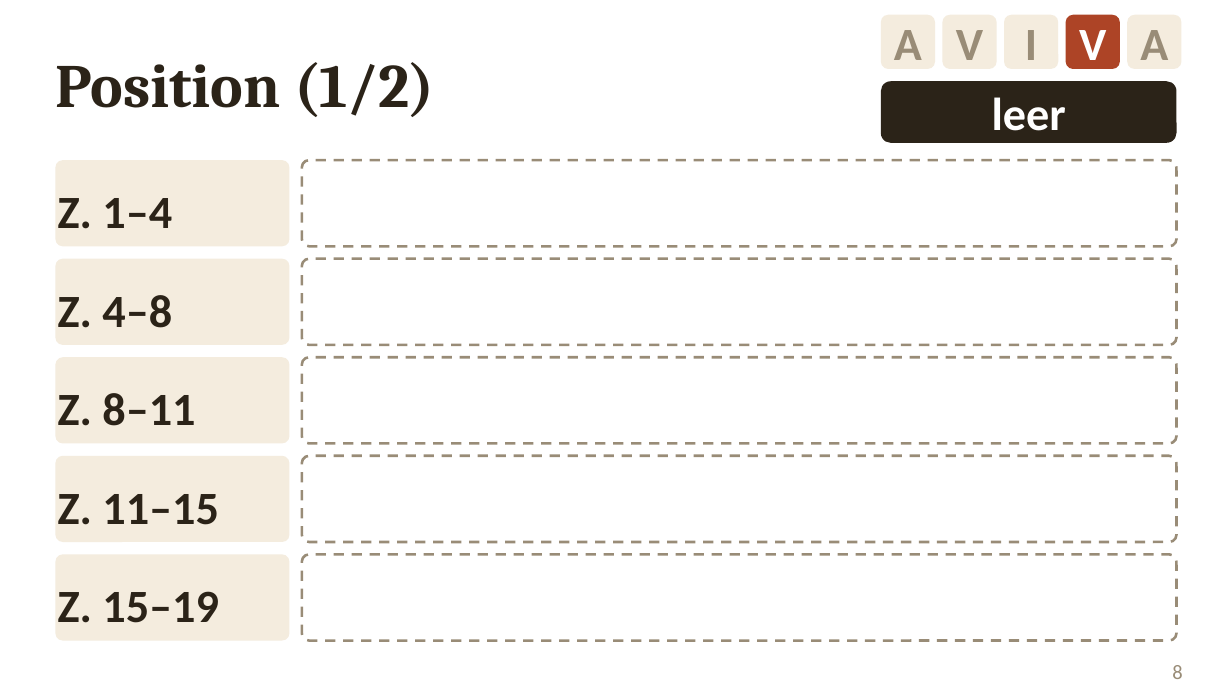
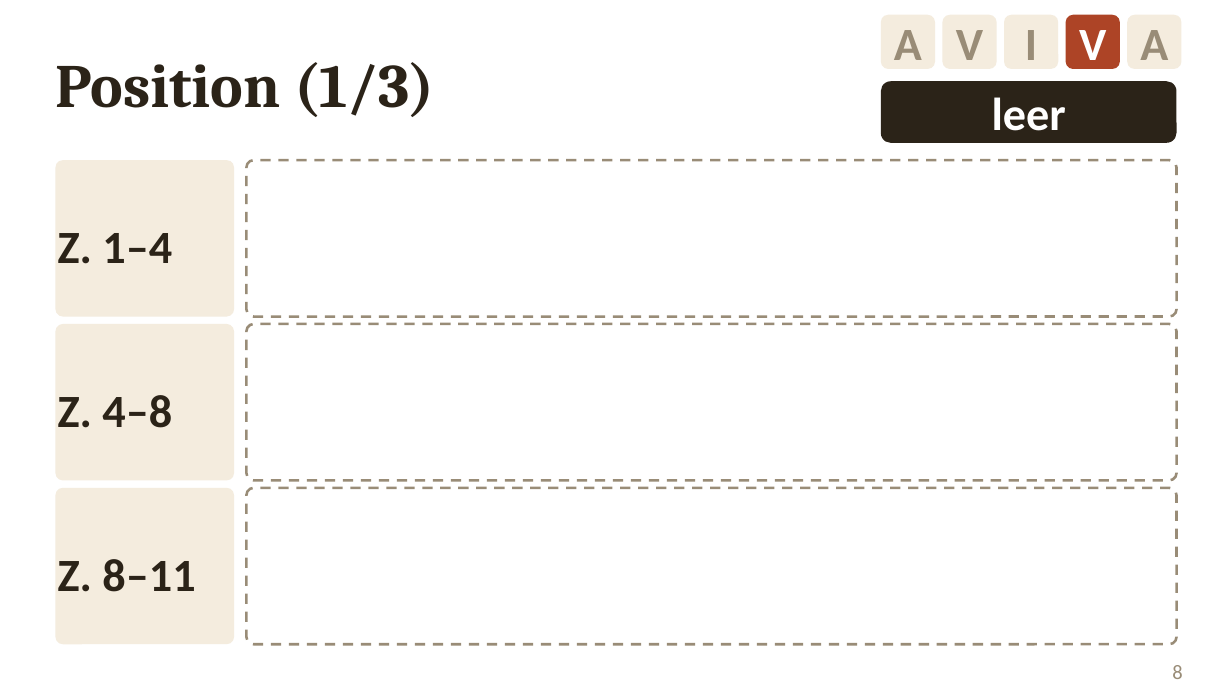
Before and after one commit to golzkonstantin-gif/Schule, a slide deck: slide 8 of Geschichte_11/Probeklausur_PseudoXenophon/Folien_Probeklausur.pptx. Drawn at 1232x693 pixels with LibreOffice and Linux fonts; fonts in the diff are those of the drawing. Boxes give left, top, right and bottom in pixels: in the first picture for what was removed or moved away, otherwise in the second. Text is boxed around its words. In the diff, an @@ line names an element or a change of style, - is before the commit and + after.

```diff
--- a/Geschichte_11/Probeklausur_PseudoXenophon/Folien_Probeklausur.pptx
+++ b/Geschichte_11/Probeklausur_PseudoXenophon/Folien_Probeklausur.pptx
@@ text at <box>55,62,435,117</box>: text changed @@
-Position (1/2)
+Position (1/3)
@@ rounded rectangle "Z. 1–4": place and size @@
-rounded rectangle "Z. 1–4" at <box>55,160,290,246</box>
+rounded rectangle "Z. 1–4" at <box>55,160,234,317</box>
@@ rounded rectangle: place and size @@
-rounded rectangle at <box>302,160,1177,246</box>
+rounded rectangle at <box>246,160,1177,317</box>
@@ rounded rectangle "Z. 4–8": place and size @@
-rounded rectangle "Z. 4–8" at <box>55,259,290,345</box>
+rounded rectangle "Z. 4–8" at <box>55,324,234,480</box>
@@ rounded rectangle: place and size @@
-rounded rectangle at <box>302,259,1177,345</box>
+rounded rectangle at <box>246,324,1177,480</box>
@@ rounded rectangle removed at <box>55,456,290,542</box> @@
-Z. 11–15
@@ rounded rectangle removed at <box>302,456,1177,542</box> @@
@@ rounded rectangle "Z. 8–11": place and size @@
-rounded rectangle "Z. 8–11" at <box>55,357,290,444</box>
+rounded rectangle "Z. 8–11" at <box>55,488,234,644</box>
@@ proportions changed in 6 elements at <box>55,160,234,317</box>, <box>55,324,234,480</box>, <box>55,488,234,644</box>, <box>246,160,1177,317</box>, <box>246,324,1177,480</box>, <box>246,488,1177,644</box> @@
@@ rounded rectangle: place and size @@
-rounded rectangle at <box>302,357,1177,444</box>
+rounded rectangle at <box>246,488,1177,644</box>
@@ rounded rectangle removed at <box>55,554,290,641</box> @@
-Z. 15–19
@@ rounded rectangle removed at <box>302,554,1177,641</box> @@
```
Also in this commit, not shown: 3 other slides changed, 3 slides added, 1 slide removed, 3 other files.
